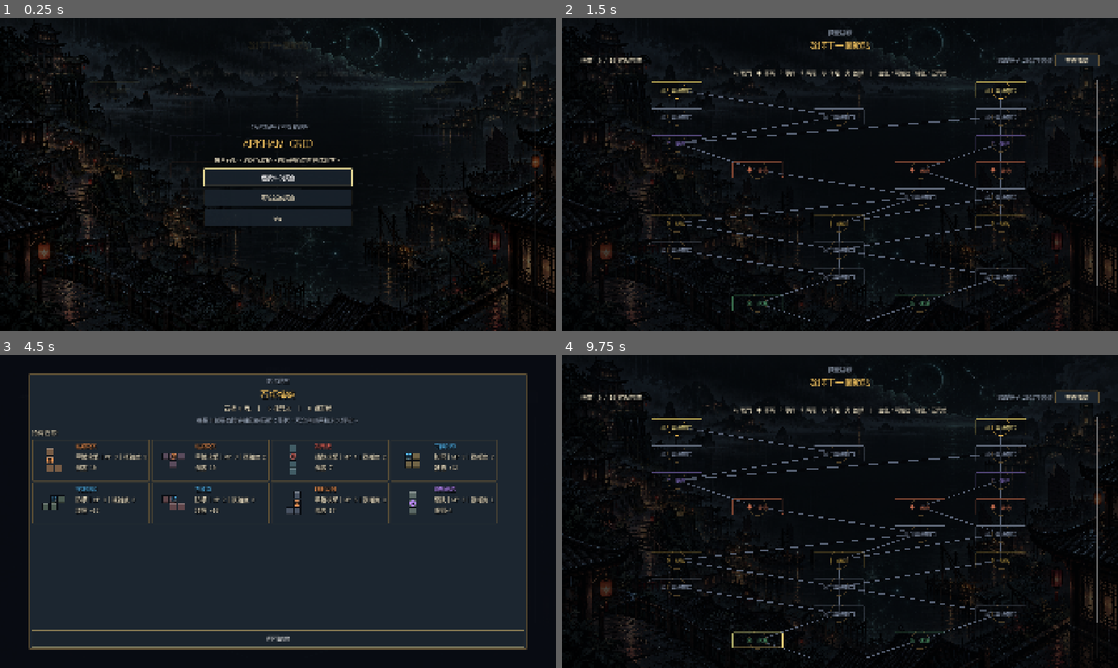
Above: before the commit, frames 1-4 (two rows, left to right).
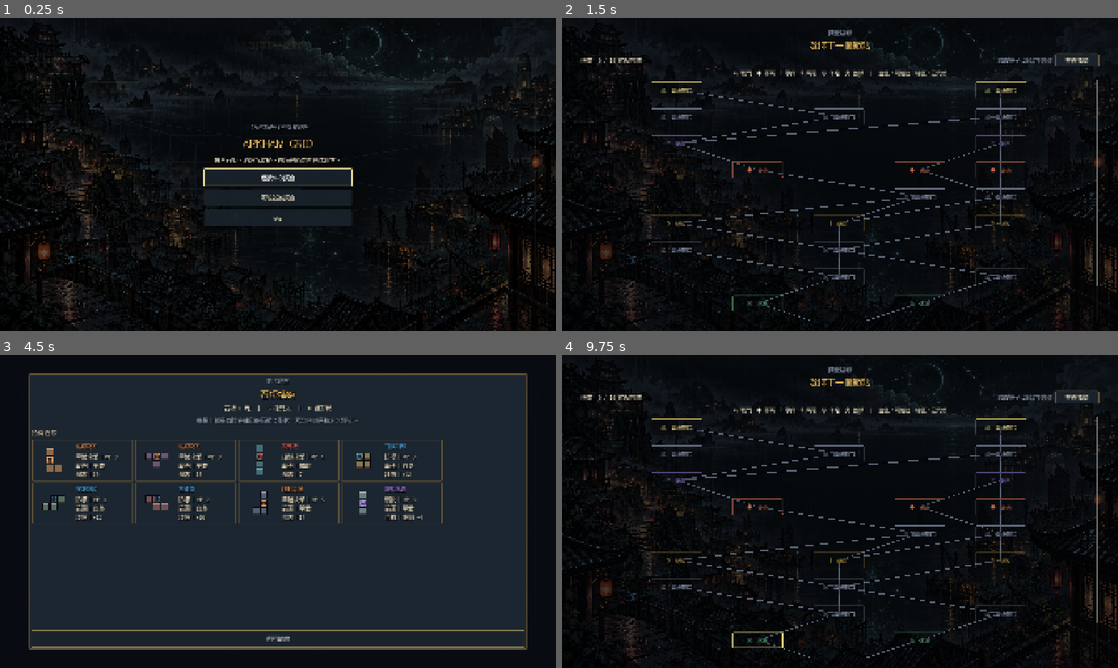
Above: after the commit, the same moments.

Repository: YM1247/arkham-grid
Game: Godot game, scene res://main.tscn
Same seed, same stepped clock (60 frames per second), same inputs: the game is played once before the commit and once after it.
Inputs (mouse positions are in pixels of both pictures, inside the frame that each line leads up to):
- Up to frame 1 (0.25 s): no input
- Up to frame 2 (1.5 s): click "開始新的調查" at 0.5 s; click "再次確認：放棄目前進度" at 1.25 s
- Up to frame 3 (4.5 s): click "結束回合 Enter" at 2 s; click "結束回合 Enter" at 2.75 s; click "選單 Esc" at 3.5 s; click "查看構築" at 4.25 s
- Up to frame 4 (9.75 s): click "⚔ 普通戰鬥" at 5 s; click "⚔ 普通戰鬥" at 5.75 s; click "返回路線" at 6.5 s; tap Enter (end_turn) at 7.25, 8.75 s; drag from (884, 467) to (895, 442) at 7.27 s; tap Space (place_selected) at 8, 9.5 s; drag from (734, 549) to (812, 574) at 8.02 s; move the mouse to (734, 592) at 8.77 s; hold D (board_right) 8.78-9.5 s; tap 2 (hand_slot_2) at 8.85 s; click (734, 592) at 8.92 s; drag from (734, 636) to (673, 464) at 9.52 s

The runs differ from the first frame. In frame 2, 0.4% of the frame differs, in the area x 18-81%, y 20-95%; in frame 3, 4.9%, in the area x 7-90%, y 27-54%; in frame 4, 0.4%.

Commit message:
fix: clarify slate feedback and dead-board flow

Diff:
--- a/scripts/battle_manager.gd
+++ b/scripts/battle_manager.gd
@@ -464,7 +464,7 @@
 		lines.append("%s  %s｜MP %d%s" % [spell.category_glyph, spell.spell_name, cost, "｜%s" % summary if not summary.is_empty() else ""])
 	lines.append("合計：MP %d%s" % [mp_cost, "｜SAN 代付 %d" % sanity_cost if sanity_cost > 0 else ""])
 	label.text = "\n".join(lines)
-	label.tooltip_text = label.text
+	label.tooltip_text = ""
 	if sanity_cost > 0:
 		var fatal := player != null and projected_sanity <= 0
 		label.add_theme_color_override("font_color", Color(1.0, 0.25, 0.25) if fatal else Color(1.0, 0.65, 0.25))
--- a/scripts/block.gd
+++ b/scripts/block.gd
@@ -29,7 +29,8 @@
 # --- 初始化 ---
 func set_data(data: BlockData):
 	block_data = data
-	tooltip_text = block_data.spell.get_effect_tooltip("此方塊的咒文") if block_data != null and block_data.spell != null else ""
+	# 手牌已常駐顯示完整規則，不再用相同 tooltip 遮住拖曳區域。
+	tooltip_text = ""
 	_redraw_shape()
 	queue_redraw()
 
--- a/scripts/grid_cell.gd
+++ b/scripts/grid_cell.gd
@@ -11,6 +11,10 @@
 # 紀錄原本的顏色，用於復原
 var original_color: Color
 var spell_marker: Control
+var dead_board_warning_intensity := 0.0:
+	set(value):
+		dead_board_warning_intensity = clampf(value, 0.0, 1.0)
+		queue_redraw()
 
 func init(x, y, m_manager):
 	grid_x = x
@@ -72,12 +76,15 @@
 
 
 func _draw() -> void:
-	var edge_light := color.lightened(0.18)
-	var edge_dark := color.darkened(0.42)
-	draw_line(Vector2(1, 1), Vector2(size.x - 1, 1), edge_light, 1.0)
-	draw_line(Vector2(1, 1), Vector2(1, size.y - 1), edge_light, 1.0)
+	var edge_light := color.lightened(0.3)
+	var edge_dark := color.darkened(0.5)
+	draw_line(Vector2(1, 1), Vector2(size.x - 1, 1), edge_light, 2.0)
+	draw_line(Vector2(1, 1), Vector2(1, size.y - 1), edge_light, 2.0)
 	draw_line(Vector2(1, size.y - 2), Vector2(size.x - 1, size.y - 2), edge_dark, 2.0)
 	draw_line(Vector2(size.x - 2, 1), Vector2(size.x - 2, size.y - 1), edge_dark, 2.0)
+	if dead_board_warning_intensity > 0.0:
+		draw_rect(Rect2(Vector2(2, 2), size - Vector2(4, 4)), Color(0.92, 0.04, 0.1, 0.72 * dead_board_warning_intensity), true)
+		draw_rect(Rect2(Vector2(1, 1), size - Vector2(2, 2)), Color(1.0, 0.48, 0.5, dead_board_warning_intensity), false, 2.0)
 
 
 func set_spell(spell: BattleItem) -> void:
--- a/scripts/run_manager.gd
+++ b/scripts/run_manager.gd
@@ -530,7 +530,8 @@
 		button.autowrap_mode = TextServer.AUTOWRAP_WORD_SMART
 		button.add_theme_font_size_override("font_size", 17)
 		button.text = _get_reward_label(reward)
-		button.tooltip_text = _get_reward_tooltip(reward)
+		# 卡面已列出完整咒文規則，避免滑鼠停留時再覆蓋一份相同資訊。
+		button.tooltip_text = ""
 		button.pressed.connect(_on_reward_selected.bind(i))
 		reward_buttons_container.add_child(button)
 		var slate := content.create_slate(reward)
--- a/scripts/tablet_generator.gd
+++ b/scripts/tablet_generator.gd
@@ -6,6 +6,7 @@
 signal spell_announcement_requested(spell: BattleItem)
 signal block_placed(block_data: BlockData)
 signal no_valid_moves(penalty: int)
+signal dead_board_warning_started
 signal payment_preview_changed(spells: Array)
 
 # --- 設定參數 ---
@@ -48,6 +49,7 @@
 var rng := RandomNumberGenerator.new()
 var placement_enabled := true
 var _is_recovering_from_no_moves := false
+var _dead_board_warning_active := false
 var _is_resolving_clear := false
 var _keyboard_selected_block: Block
 var _keyboard_origin := Vector2i(3, 3)
@@ -693,12 +695,12 @@
 
 func _sync_hand_drag_enabled():
 	for child in _get_hand_blocks():
-		child.set_drag_enabled(placement_enabled and not _is_resolving_clear)
+		child.set_drag_enabled(placement_enabled and not _is_resolving_clear and not _is_recovering_from_no_moves)
 	_refresh_hand_shortcuts()
 
 
 func _unhandled_input(event: InputEvent) -> void:
-	if not placement_enabled or _is_resolving_clear or not event.is_pressed() or event.is_echo():
+	if not placement_enabled or _is_resolving_clear or _is_recovering_from_no_moves or not event.is_pressed() or event.is_echo():
 		return
 	for index in range(3):
 		if event.is_action_pressed("hand_slot_%d" % [index + 1]):
@@ -795,13 +797,40 @@
 		return
 	print("盤面無任何可放置方塊，觸發 Sanity 懲罰：", no_valid_moves_sanity_penalty)
 	_is_recovering_from_no_moves = true
+	clear_preview()
+	_sync_hand_drag_enabled()
+	# 保留一小段辨識時間，再以斜向紅色脈衝提示死盤；動畫完成後才結算 Sanity。
+	await get_tree().create_timer(0.22).timeout
+	await _play_dead_board_warning()
 	no_valid_moves.emit(no_valid_moves_sanity_penalty)
-	clear_preview()
+	await get_tree().create_timer(0.16).timeout
 	_clear_board_cells()
 	if seed_board_on_start:
 		_seed_friendly_board()
 	draw_new_hand()
 	_is_recovering_from_no_moves = false
+	_sync_hand_drag_enabled()
+
+
+func _play_dead_board_warning() -> void:
+	_dead_board_warning_active = true
+	dead_board_warning_started.emit()
+	for index in range(grid_container.get_child_count()):
+		var cell := grid_container.get_child(index) as GridCell
+		if cell == null:
+			continue
+		var x := index % GRID_DIMENSION
+		var y := index / GRID_DIMENSION
+		var tween := create_tween()
+		tween.tween_interval(float(x + y) * 0.018)
+		tween.tween_property(cell, "dead_board_warning_intensity", 1.0, 0.1)
+		tween.tween_property(cell, "dead_board_warning_intensity", 0.42, 0.14)
+		tween.tween_property(cell, "dead_board_warning_intensity", 0.0, 0.2)
+	await get_tree().create_timer(0.72).timeout
+	for child in grid_container.get_children():
+		if child is GridCell:
+			child.dead_board_warning_intensity = 0.0
+	_dead_board_warning_active = false
 
 func _has_any_valid_move() -> bool:
 	for block_data in _get_active_hand_block_data():
--- a/scripts/ui/build_pool_view.gd
+++ b/scripts/ui/build_pool_view.gd
@@ -54,13 +54,10 @@
 	title.add_theme_font_size_override("font_size", 18)
 	title.add_theme_color_override("font_color", slate.spell.get_icon_color() if slate.spell != null else Color.WHITE)
 	details.add_child(title)
-	var meta := Label.new()
-	meta.text = "%s｜MP %d｜複雜度 %d" % [slate.spell.get_category_label(), slate.spell.mp_cost, slate.complexity] if slate.spell != null else "無咒文"
-	details.add_child(meta)
 	var description := Label.new()
 	description.autowrap_mode = TextServer.AUTOWRAP_WORD_SMART
-	description.text = slate.spell.get_runtime_summary() if slate.spell != null else ""
-	description.tooltip_text = slate.spell.get_effect_tooltip("目前構築") if slate.spell != null else ""
+	description.text = slate.spell.get_runtime_rules_text() if slate.spell != null else "無咒文"
+	description.tooltip_text = ""
 	details.add_child(description)
 	row.add_child(details)
 	panel.add_child(row)
--- a/scripts/ui/run_map_graph.gd
+++ b/scripts/ui/run_map_graph.gd
@@ -68,15 +68,6 @@
 			var style := get_edge_style(source_id, target_id)
 			draw_line(_node_positions[source_id], _node_positions[target_id], Color(0.015, 0.02, 0.03, 0.9), style.width + 4.0, false)
 			draw_line(_node_positions[source_id], _node_positions[target_id], style.color, style.width, false)
-	for node_id in _node_positions:
-		var center: Vector2 = _node_positions[node_id]
-		var ring_color := Color(0.48, 0.38, 0.22, 0.58)
-		if node_id in _available_ids:
-			ring_color = Color(0.92, 0.72, 0.32, 0.95)
-		elif node_id in _completed_ids:
-			ring_color = Color(0.32, 0.72, 0.5, 0.82)
-		draw_circle(center, 31.0, Color(0.02, 0.027, 0.038, 0.52))
-		draw_arc(center, 31.0, 0.0, TAU, 16, ring_color, 2.0, false)
 
 
 func get_edge_style(source_id: String, target_id: String) -> Dictionary:
--- a/scripts/ui/slate_cell.gd
+++ b/scripts/ui/slate_cell.gd
@@ -15,13 +15,13 @@
 	if bounds.size.x < 4.0 or bounds.size.y < 4.0:
 		return
 	# 粗顆粒的石板陰影、磨損邊與切角。刻意只用整數像素，避免與像素背景脫節。
-	draw_rect(bounds, Color("090d13"), true)
+	draw_rect(bounds, Color("05080d"), true)
 	var face := Rect2(Vector2(2, 1), bounds.size - Vector2(4, 4))
-	draw_rect(face, base_color.darkened(0.08), true)
-	draw_line(face.position, face.position + Vector2(face.size.x, 0), base_color.lightened(0.24), 2.0)
-	draw_line(face.position, face.position + Vector2(0, face.size.y), base_color.lightened(0.14), 2.0)
-	draw_line(face.end, Vector2(face.position.x, face.end.y), base_color.darkened(0.38), 3.0)
-	draw_line(face.end, Vector2(face.end.x, face.position.y), base_color.darkened(0.32), 3.0)
+	draw_rect(face, base_color, true)
+	draw_line(face.position, face.position + Vector2(face.size.x, 0), base_color.lightened(0.36), 2.0)
+	draw_line(face.position, face.position + Vector2(0, face.size.y), base_color.lightened(0.26), 2.0)
+	draw_line(face.end, Vector2(face.position.x, face.end.y), base_color.darkened(0.46), 3.0)
+	draw_line(face.end, Vector2(face.end.x, face.position.y), base_color.darkened(0.4), 3.0)
 	var chip := base_color.darkened(0.48)
 	draw_rect(Rect2(Vector2(2, 1), Vector2(5, 3)), chip, true)
 	draw_rect(Rect2(Vector2(size.x - 7, size.y - 6), Vector2(5, 3)), chip, true)
@@ -30,5 +30,5 @@
 
 static func stylized_color(value: Color) -> Color:
 	if value.s < 0.08:
-		return Color.from_hsv(0.11, 0.16, clampf(value.v * 0.72, 0.34, 0.72), 1.0)
-	return Color.from_hsv(value.h, minf(value.s * 0.62, 0.52), clampf(value.v * 0.68, 0.34, 0.72), 1.0)
+		return Color.from_hsv(0.11, 0.2, clampf(value.v * 0.84, 0.42, 0.82), 1.0)
+	return Color.from_hsv(value.h, minf(value.s * 0.76, 0.62), clampf(value.v * 0.82, 0.42, 0.82), 1.0)
--- a/scripts/ui/slate_preview.gd
+++ b/scripts/ui/slate_preview.gd
@@ -28,8 +28,8 @@
 		draw_rect(rect, Color("090d13"), true)
 		var face := rect.grow(-2.0)
 		draw_rect(face, slate_color, true)
-		draw_line(face.position, face.position + Vector2(face.size.x, 0), slate_color.lightened(0.24), 2.0)
-		draw_line(face.end, Vector2(face.position.x, face.end.y), slate_color.darkened(0.38), 2.0)
+		draw_line(face.position, face.position + Vector2(face.size.x, 0), slate_color.lightened(0.36), 2.0)
+		draw_line(face.end, Vector2(face.position.x, face.end.y), slate_color.darkened(0.46), 2.0)
 
 
 func _rebuild_badge() -> void:
@@ -42,6 +42,8 @@
 	badge.size = Vector2.ONE * (cell_size - 4.0)
 	badge.custom_minimum_size = badge.size
 	badge.configure(block_data.spell)
+	# SlatePreview 只用於已在卡面列出完整規則的獎勵／構築介面。
+	badge.tooltip_text = ""
 	add_child(badge)
 	_update_badge_position()
 
--- a/tests/test_runner.gd
+++ b/tests/test_runner.gd
@@ -854,6 +854,7 @@
 	spell.category_glyph = "✦"
 	data.spell = spell
 	block.set_data(data)
+	_expect(block.tooltip_text.is_empty(), "手牌已常駐顯示完整效果時不應再出現重複 tooltip")
 	var hand_rune: SpellRuneBadge = null
 	for child in block.get_children():
 		if child is SpellRuneBadge:
@@ -954,6 +955,7 @@
 	manager.player.sanity = 2
 	manager._on_payment_preview_changed([run_manager.content.get_spell("pistol")])
 	_expect(payment_label != null and "秘銀飛矢" in payment_label.text and "SAN 代付" in payment_label.text and "理智歸零" in payment_label.text, "棋盤右側預覽應列出即將觸發的咒文、Sanity 代付與致死警告")
+	_expect(payment_label != null and payment_label.tooltip_text.is_empty(), "已完整顯示的消除預覽不應再提供重複 tooltip")
 	_expect(payment_clip != null and payment_clip.visible and payment_title != null and payment_title.visible, "有咒文將觸發時才應顯示消除預覽標題與內容")
 	var board_position_before_long_preview := grid.global_position
 	var many_preview_spells: Array = []
@@ -976,7 +978,18 @@
 	run_manager._show_build_pool()
 	var spell_grid := build_pool_view.get_node_or_null("Background/Margin/Panel/VBox/Scroll/Content/SpellGrid") if build_pool_view != null else null
 	_expect(build_pool_view != null and build_pool_view.visible and spell_grid != null and spell_grid.get_child_count() > 0, "地圖應可開啟戰鬥外咒文與方塊構築檢視")
+	var build_has_duplicate_tooltip := false
+	if spell_grid != null:
+		for card in spell_grid.get_children():
+			for control in card.find_children("*", "Control", true, false):
+				if control is Control and not control.tooltip_text.is_empty():
+					build_has_duplicate_tooltip = true
+	_expect(not build_has_duplicate_tooltip, "構築卡已顯示完整規則時不應再提供重複 tooltip")
 	build_pool_view.hide_pool()
+	var dead_board_warning_state := {"seen": false}
+	tablet_ui.dead_board_warning_started.connect(func(): dead_board_warning_state.seen = true, CONNECT_ONE_SHOT)
+	await tablet_ui._play_dead_board_warning()
+	_expect(bool(dead_board_warning_state.seen) and not tablet_ui._dead_board_warning_active, "死盤應先在棋盤播放完整警示動畫，再進入懲罰結算")
 	var event_view = instance.get_node_or_null("UILayer/EventView")
 	_expect(event_view != null, "主場景應掛載事件選項介面")
 	if event_view != null:
@@ -1089,6 +1102,10 @@
 	await process_frame
 	await process_frame
 	_expect(run_manager.flow.current_state == run_manager.flow.State.REWARD, "普通戰鬥勝利後應由狀態機進入獎勵")
+	var reward_buttons = run_manager.reward_buttons_container.get_children()
+	for reward_button in reward_buttons:
+		if reward_button is Button:
+			_expect(reward_button.tooltip_text.is_empty(), "戰利品卡已顯示完整效果時不應再出現重複 tooltip")
 	var mp_before_node_completion: int = manager.mp
 	run_manager._on_reward_skipped(10)
 	await process_frame
--- a/tools/capture_ui.gd
+++ b/tools/capture_ui.gd
@@ -19,11 +19,11 @@
 	if system_menu != null and mode != "title":
 		system_menu.hide_menu()
 	var run_manager := main.get_node("RunManager") as RunManager
-	if mode in ["battle", "battle_action", "battle_armor", "battle_preview", "reward"] and run_manager != null and not run_manager.run_state.available_node_ids.is_empty():
+	if mode in ["battle", "battle_action", "battle_armor", "battle_preview", "battle_dead_board", "reward"] and run_manager != null and not run_manager.run_state.available_node_ids.is_empty():
 		run_manager.select_map_node(run_manager.run_state.available_node_ids[0])
 		for _frame in range(3):
 			await process_frame
-		if mode in ["battle", "battle_action", "battle_armor", "battle_preview"]:
+		if mode in ["battle", "battle_action", "battle_armor", "battle_preview", "battle_dead_board"]:
 			var battle_manager := main.get_node("BattleManager")
 			battle_manager.start_encounter(run_manager.enemies.slice(0, 5))
 			for _frame in range(3):
@@ -42,6 +42,11 @@
 					run_manager.content.get_spell("pistol"),
 					run_manager.content.get_spell("vest"),
 				])
+			if mode == "battle_dead_board":
+				var tablet = battle_manager.tablet
+				tablet._play_dead_board_warning()
+				# 下方共用穩定等待會再走 0.35 秒，此處只補一幀以擷取掃描波峰。
+				await create_timer(0.03).timeout
 		if mode == "reward":
 			run_manager._show_reward_choices()
 			await process_frame
@@ -59,6 +64,8 @@
 	var result := image.save_png(output_path)
 	if result == OK:
 		print("UI CAPTURE OK: %s" % output_path)
+		if mode == "battle_dead_board":
+			await create_timer(0.45).timeout
 		main.queue_free()
 		await process_frame
 		await process_frame
Not shown, changed: docs/DEVELOPMENT_LOG.md
Not shown, changed: tests/README.md
